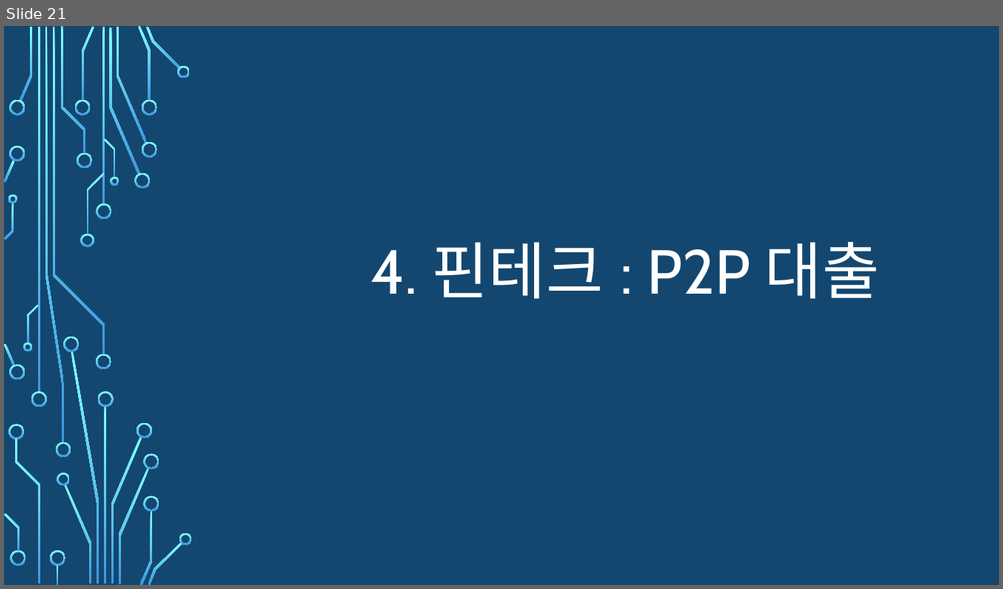
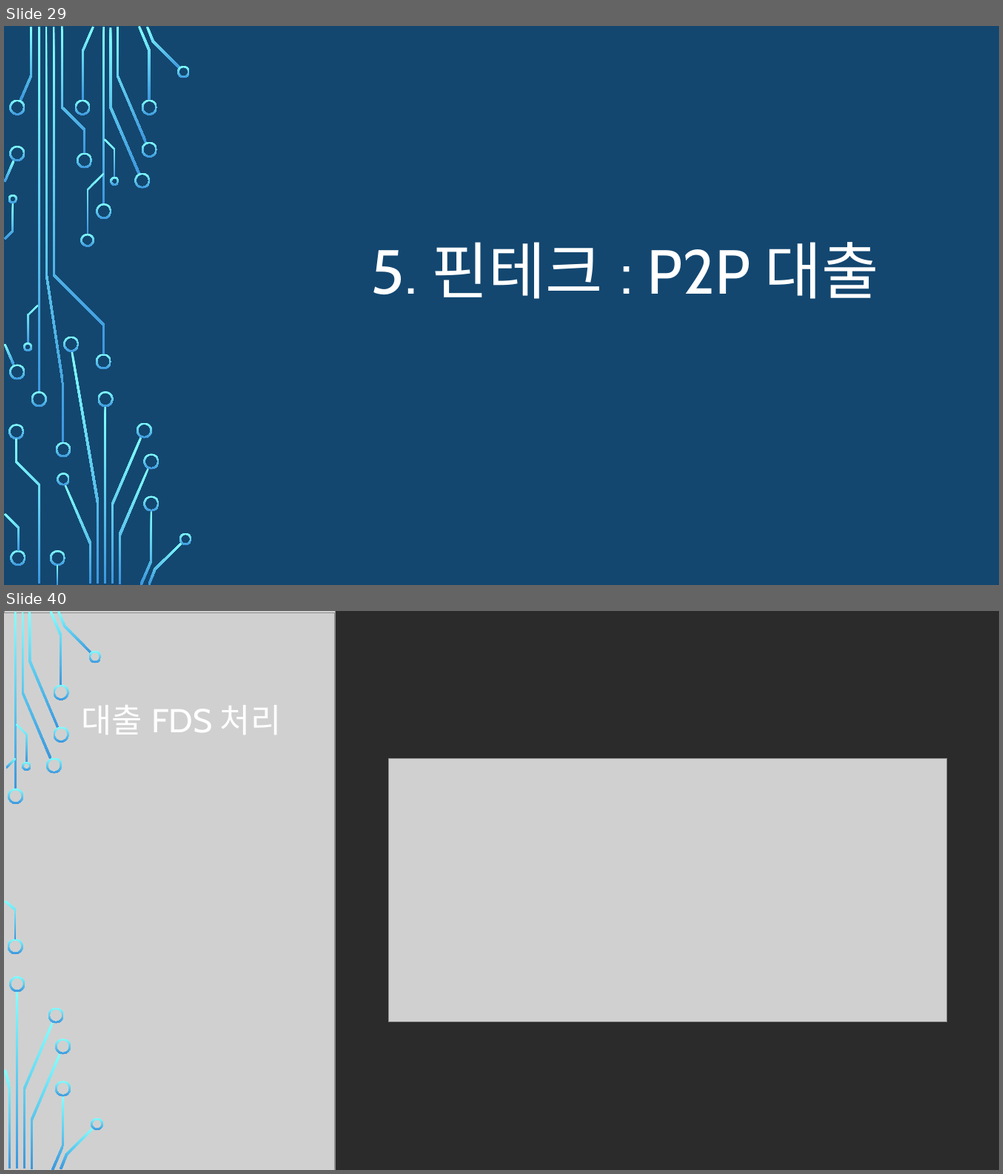
Before and after one commit to zerosum99/python_data_analysis, a slide deck: 금융/4차 산업혁명을 위한 금융.pptx. Shown one above the other, each under a label of ours: slide 21 before the commit, slides 29 and 40 after it; the slides between them are not shown. The pictures are 1003x589 and 1003x1174 pixels, drawn with LibreOffice and Linux fonts; fonts in the diff are those of the drawing; grey boxes stand for pictures; background and template pictures are left out; a plain dark background stands for a picture behind light text. Boxes give left, top, right and bottom in pixels: in the first picture for what was removed or moved away, otherwise in the second. Text is boxed around its words. In the diff, an @@ line names an element or a change of style, - is before the commit and + after.

```diff
--- a/금융/4차 산업혁명을 위한 금융.pptx
+++ b/금융/4차 산업혁명을 위한 금융.pptx
@@ slide 40 added at (4, 611, 999, 1170), background picture (left out) @@
@@ rectangle added at (4, 611, 999, 1170), fill #FFFFFF @@
@@ picture added at (4, 611, 336, 1170) @@
@@ picture added at (4, 613, 336, 1170) @@
@@ title added at (81, 705, 281, 735), 32 pt, text #FFFFFF @@
+대출 FDS 처리
@@ picture added at (388, 759, 946, 1023) @@
@@ group added at (4, 611, 103, 1170): 24 freeform shapes, 2 rectangles @@
@@ group added at (4, 611, 984, 1170): 10 freeform shapes, 2 rectangles @@
@@ what was slide 21 is now slide 29 @@
@@ slide 29 changed as well @@
@@ title at (371, 242, 879, 299): text changed @@
-4. 핀테크 : P2P 대출
+5. 핀테크 : P2P 대출
```
Also in this commit, not shown: 1 other slide changed, 19 other slides added, 2 slides removed.
